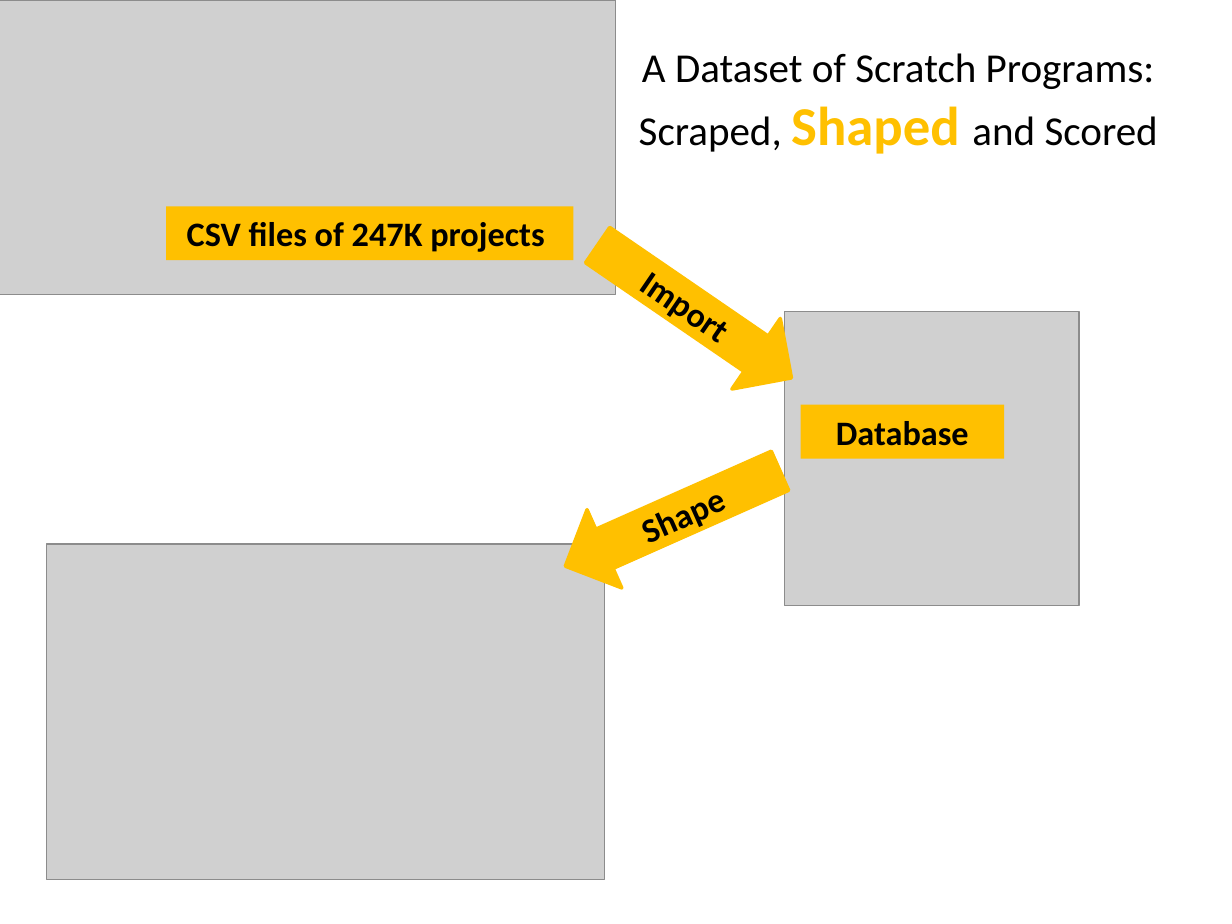
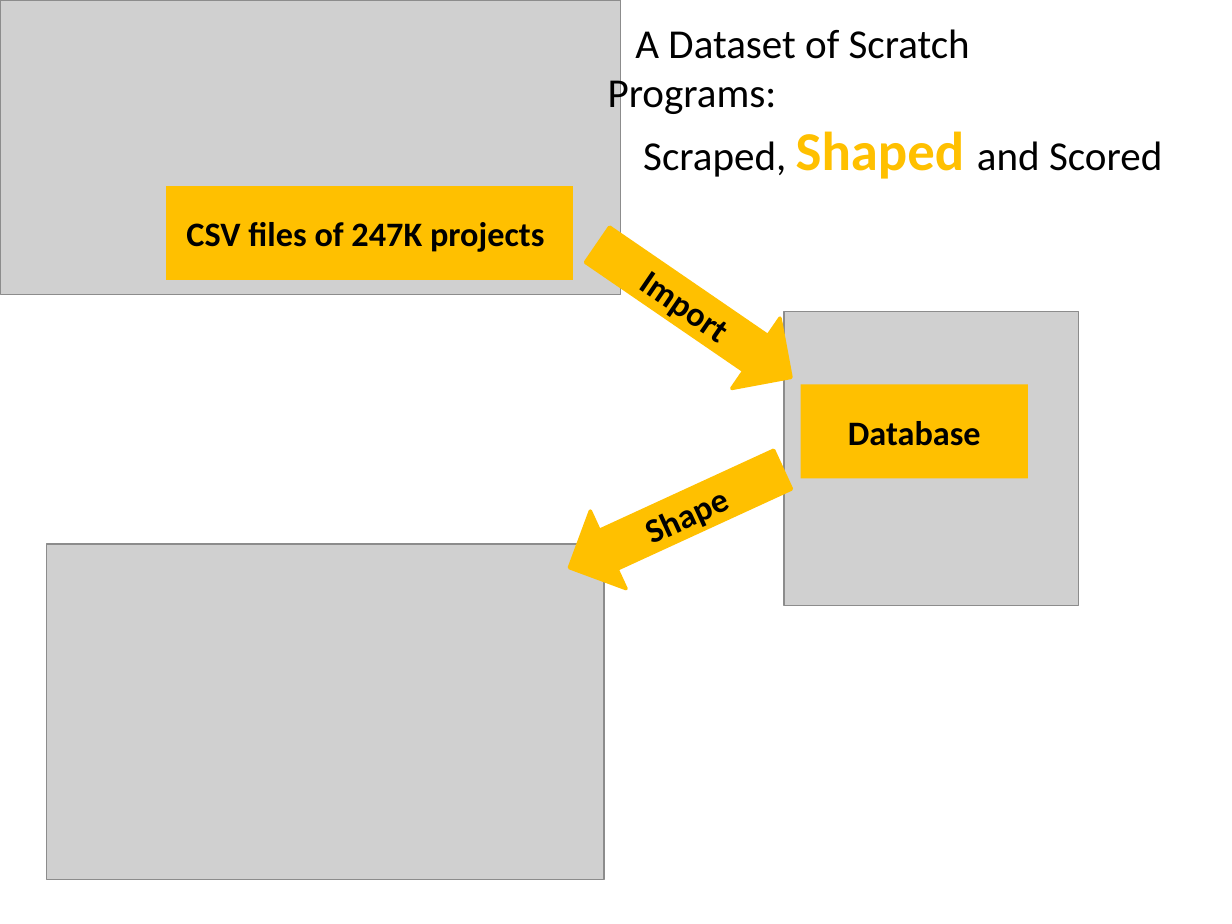
Before and after one commit to spreadsheetlab/ScratchDatasetMSR, a slide deck: slide 9 of MSR-Scratch.pptx. Drawn at 1232x924 pixels with LibreOffice and Linux fonts; fonts in the diff are those of the drawing; grey boxes stand for pictures. Boxes give left, top, right and bottom in pixels: in the first picture for what was removed or moved away, otherwise in the second. Text is boxed around its words. In the diff, an @@ line names an element or a change of style, - is before the commit and + after.

```diff
--- a/MSR-Scratch.pptx
+++ b/MSR-Scratch.pptx
@@ picture resized from (x1=0, y1=0, x2=615, y2=294) to (x1=1, y1=0, x2=621, y2=294) @@
@@ text at (x1=608, y1=29, x2=1162, y2=179): text changed @@
-A Dataset of Scratch Programs:
-Scraped, Shaped and Scored
+A Dataset of Scratch Programs:
+Scraped, Shaped and Scored
@@ rectangle "CSV files of 247K projects" resized from (x1=166, y1=206, x2=574, y2=260) to (x1=166, y1=186, x2=573, y2=280) @@
@@ right arrow "Import" at (x1=573, y1=210, x2=814, y2=412): outline #FFC000 2 pt to #FFC000 2.01 pt; proportions changed @@
@@ rectangle "Database" resized from (x1=801, y1=404, x2=1004, y2=458) to (x1=801, y1=384, x2=1029, y2=478) @@
@@ right arrow "Shape" at (x1=551, y1=431, x2=799, y2=606): outline #FFC000 2 pt to #FFC000 2.01 pt; proportions changed @@
```
Also in this commit, not shown: 11 other slides changed, 3 slides added, 1 slide removed, 1 other file.
